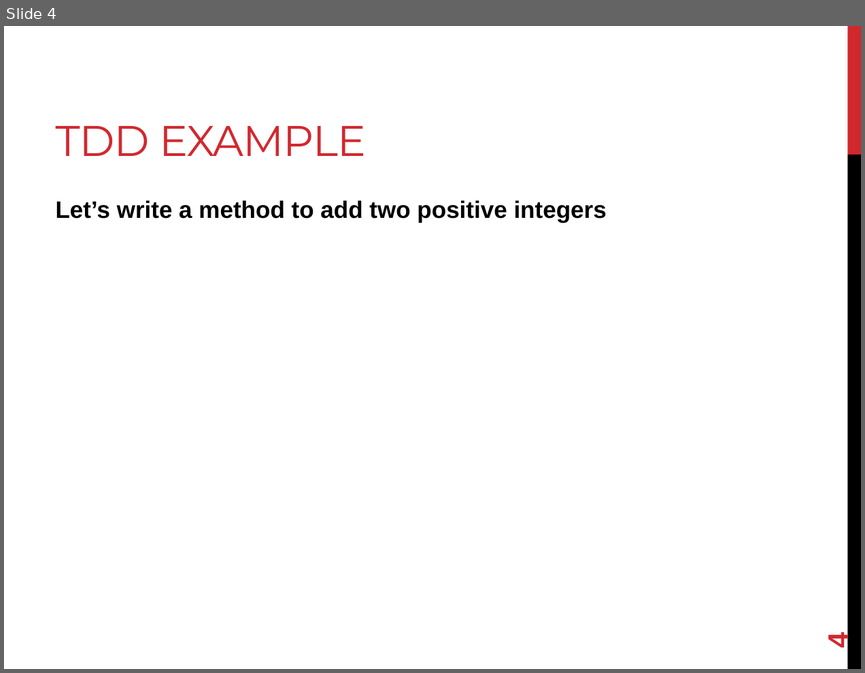
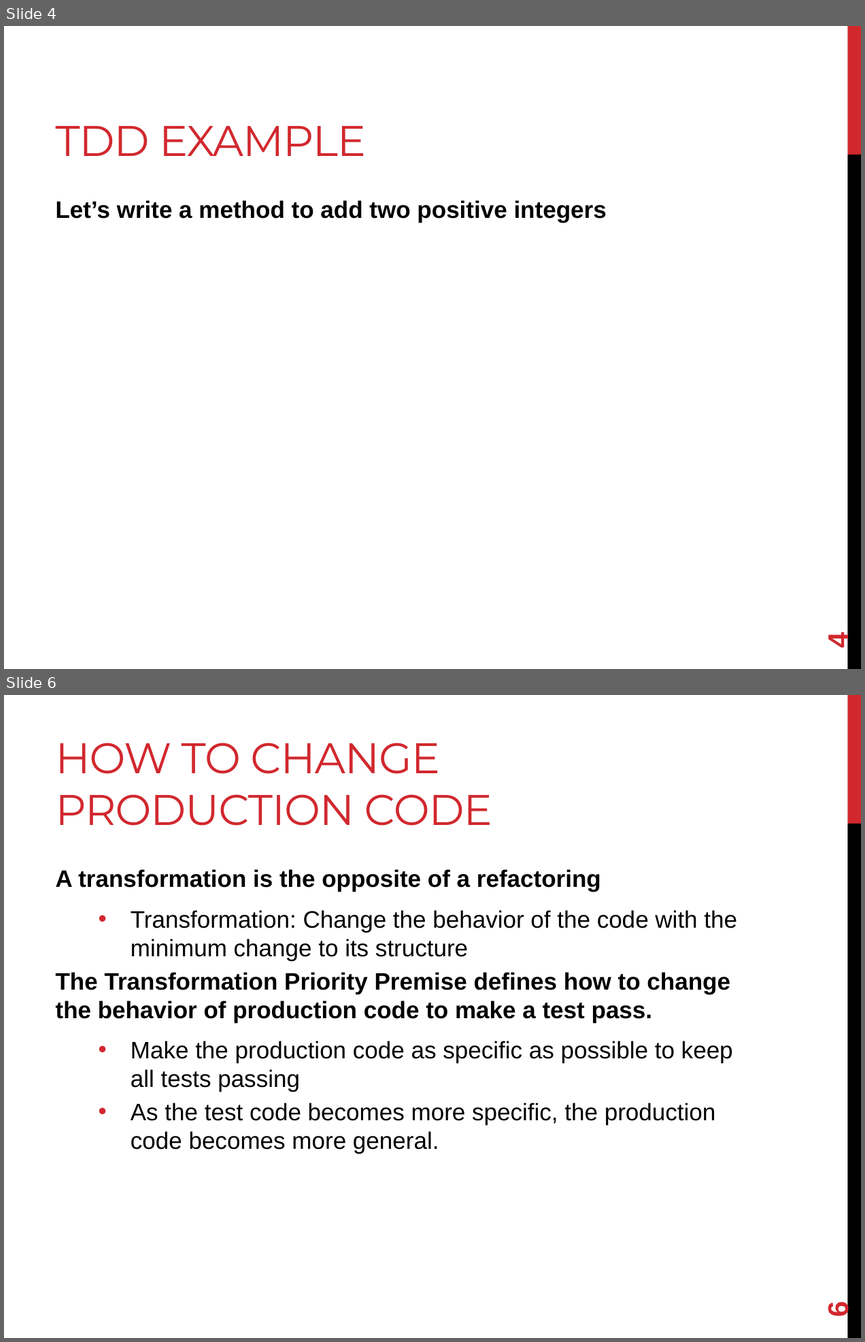
Before and after one commit to joshpeterson/DevelopingConcurrentSoftware, a slide deck: Lectures/Test Driven Design/Test Driven Design.pptx. Shown one above the other, each under a label of ours: slide 4 before the commit, slides 4 and 6 after it; the slides between them are not shown. The pictures are 865x673 and 865x1342 pixels, drawn with LibreOffice and Linux fonts; fonts in the diff are those of the drawing. Boxes give left, top, right and bottom in pixels: in the first picture for what was removed or moved away, otherwise in the second. Text is boxed around its words. In the diff, an @@ line names an element or a change of style, - is before the commit and + after.

```diff
--- a/Lectures/Test Driven Design/Test Driven Design.pptx
+++ b/Lectures/Test Driven Design/Test Driven Design.pptx
@@ slide 6 added at [4,695,861,1338], background #FFFFFF; not listed: 2 template elements that a slide beside it also shows @@
@@ title added at [56,743,492,826], 36 pt, text #D1282E @@
+HOW TO CHANGE PRODUCTION CODE
@@ text added at [56,869,737,1153], 20 pt, text #000000 @@
+A transformation is the opposite of a refactoring
+  • Transformation: Change the behavior of the code with the minimum change to its structure
+The Transformation Priority Premise defines how to change the behavior of production code to make a test pass.
+  • Make the production code as specific as possible to keep all tests passing
+  • As the test code becomes more specific, the production code becomes more general.
@@ page number added at [822,1302,854,1317], 24 pt, text #D1282E, bold @@
+6
```
Also in this commit, not shown: 4 other slides added.
